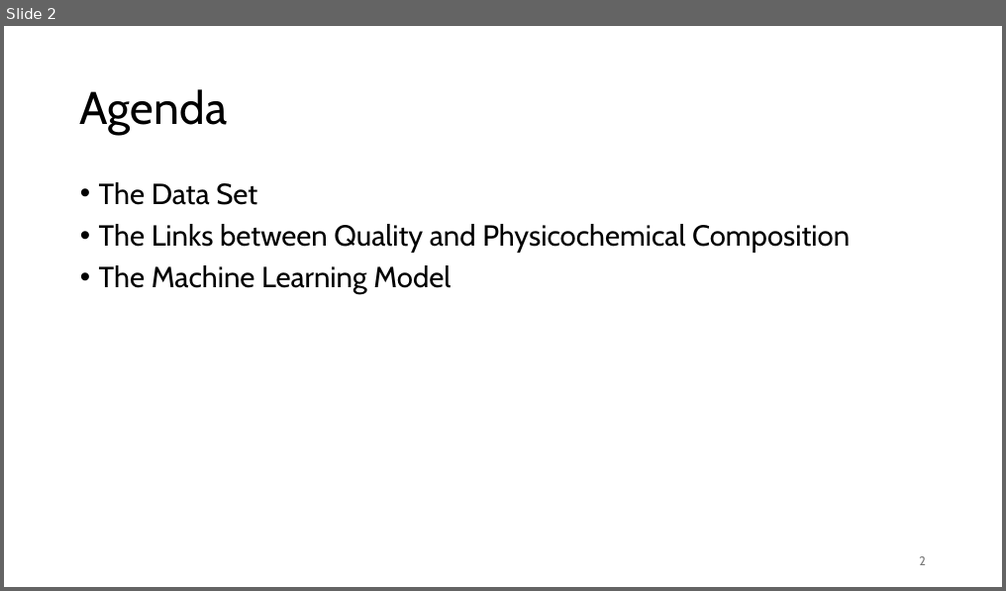
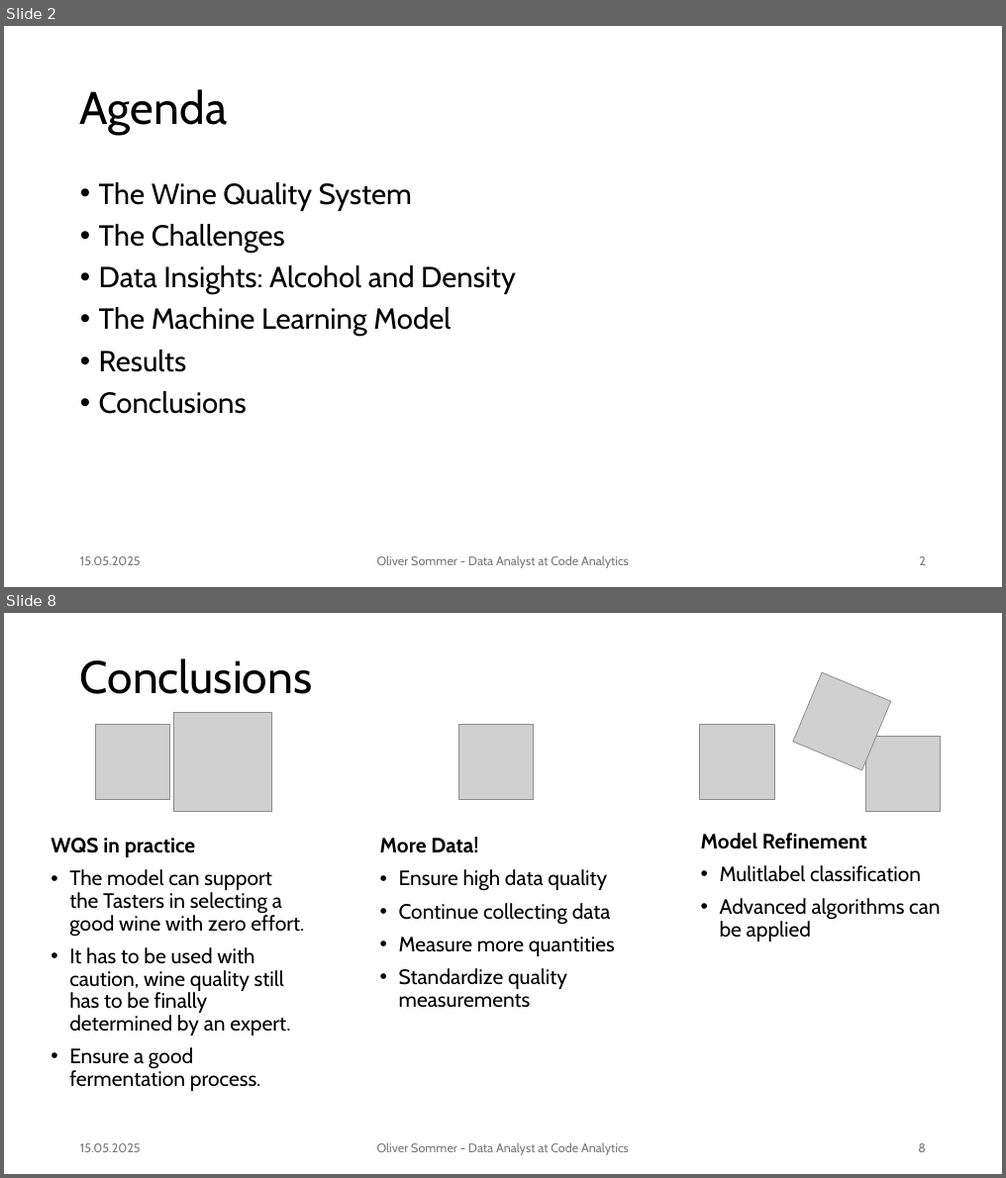
Before and after one commit to olemir/data-analysis-on-wine, a slide deck: reports/Wine Quality Analytics System.pptx. Shown one above the other, each under a label of ours: slide 2 before the commit, slides 2 and 8 after it; the slides between them are not shown. The pictures are 1006x591 and 1006x1178 pixels, drawn with LibreOffice and Linux fonts; fonts in the diff are those of the drawing; grey boxes stand for pictures. Boxes give left, top, right and bottom in pixels: in the first picture for what was removed or moved away, otherwise in the second. Text is boxed around its words. In the diff, an @@ line names an element or a change of style, - is before the commit and + after.

```diff
--- a/reports/Wine Quality Analytics System.pptx
+++ b/reports/Wine Quality Analytics System.pptx
@@ slide 8 added at <box>4,613,1002,1174</box>, background #FFFFFF @@
@@ title added at <box>80,659,312,694</box>, 44 pt, text #000000 @@
+Conclusions
@@ picture added at <box>793,672,891,770</box> @@
@@ picture added at <box>95,725,170,799</box> @@
@@ picture added at <box>173,713,271,811</box> @@
@@ picture added at <box>458,725,534,799</box> @@
@@ picture added at <box>699,725,774,799</box> @@
@@ picture added at <box>865,737,941,811</box> @@
@@ text added at <box>51,838,304,1091</box>, 20 pt, text #000000 @@
+WQS in practice
+• The model can support the Tasters in selecting a good wine with zero effort.
+• It has to be used with caution, wine quality still has to be finally determined by an expert.
+• Ensure a good fermentation process.
@@ text added at <box>380,837,615,1008</box>, 20 pt, text #000000 @@
+More Data!
+• Ensure high data quality
+• Continue collecting data
+• Measure more quantities
+• Standardize quality measurements
@@ text added at <box>701,833,940,942</box>, 20 pt, text #000000 @@
+Model Refinement
+• Mulitlabel classification
+• Advanced algorithms can be applied
@@ text added at <box>80,1144,141,1153</box>, 12 pt, text #797979 @@
+15.05.2025
@@ text added at <box>377,1143,629,1156</box>, 12 pt, text #797979 @@
+Oliver Sommer - Data Analyst at Code Analytics
@@ page number added at <box>918,1144,926,1153</box>, 12 pt, text #797979 @@
+8
@@ slide 2 changed as well @@
@@ text at <box>99,182,516,294</box>: text changed @@
-• The Data Set
-• The Links between Quality and Physicochemical Composition
+• The Wine Quality System
+• The Challenges
+• Data Insights: Alcohol and Density
@@ text at <box>99,350,247,414</box>: paragraphs added @@
+• Results
+• Conclusions
@@ text added at <box>80,557,141,566</box>, 12 pt, text #797979 @@
+15.05.2025
@@ text added at <box>377,556,629,569</box>, 12 pt, text #797979 @@
+Oliver Sommer - Data Analyst at Code Analytics
```
Also in this commit, not shown: 3 other slides changed, 4 other slides added, 3 slides removed, 7 other files.
